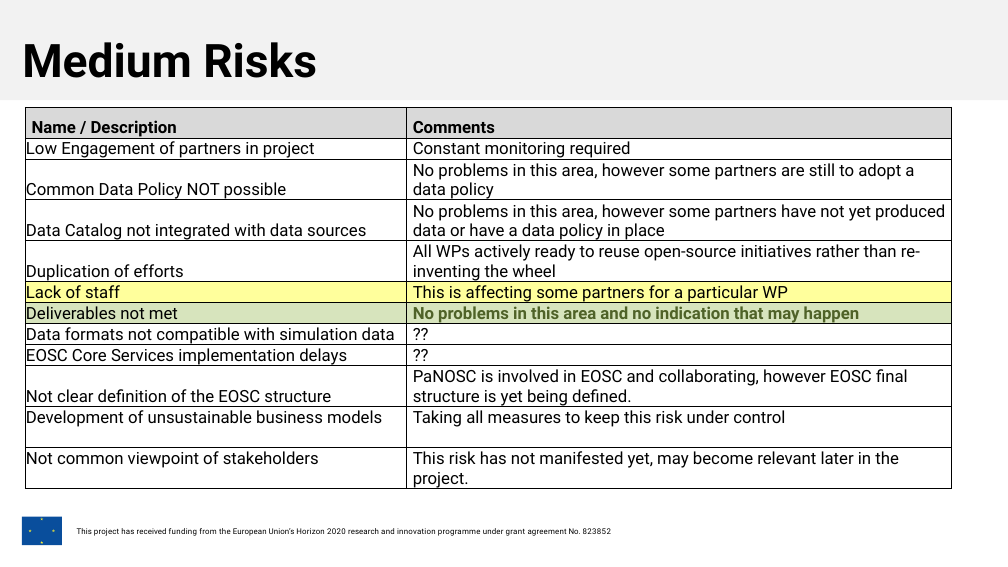
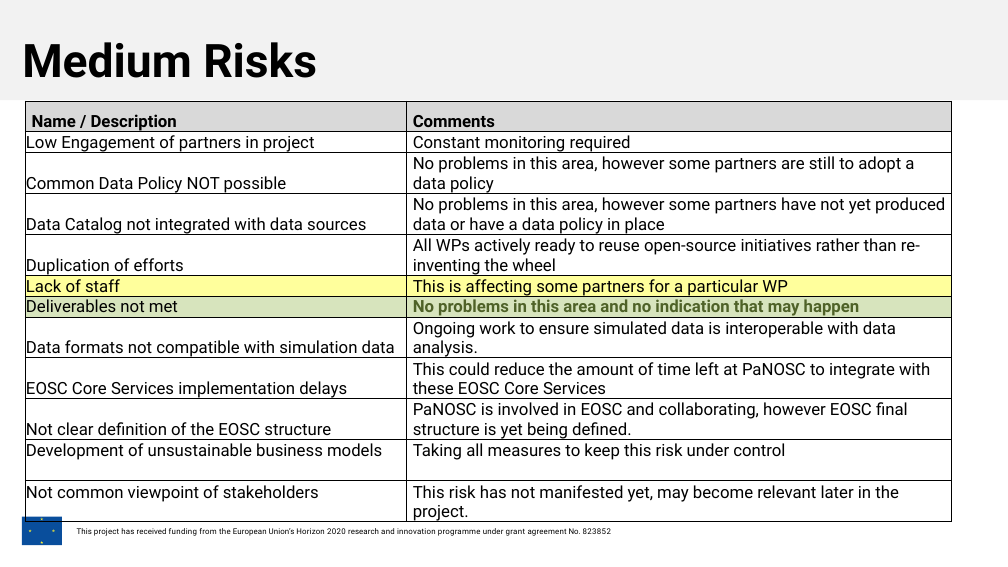
Before and after one commit to panosc-eu/panosc, a slide deck: slide 14 of Work Packages/WP1 Management/Other/PaNOSC_WP1_ReviewMeeting_v2.pptx. Drawn at 1008x567 pixels with LibreOffice and Linux fonts; fonts in the diff are those of the drawing; background and template pictures are left out. Boxes give left, top, right and bottom in pixels: in the first picture for what was removed or moved away, otherwise in the second. Text is boxed around its words. In the diff, an @@ line names an element or a change of style, - is before the commit and + after.

```diff
--- a/Work Packages/WP1 Management/Other/PaNOSC_WP1_ReviewMeeting_v2.pptx
+++ b/Work Packages/WP1 Management/Other/PaNOSC_WP1_ReviewMeeting_v2.pptx
@@ table at box(25, 101, 951, 526) @@
-row 8, column 2: ??
+row 8, column 2: Ongoing work to ensure simulated data is interoperable with data analysis.
-row 9, column 2: ??
+row 9, column 2: This could reduce the amount of time left at PaNOSC to integrate with these EOSC Core Services
@@ table: place and size @@
-table at box(25, 107, 951, 509)
+table at box(25, 101, 951, 526)
```
Also in this commit, not shown: 1 slide added.
